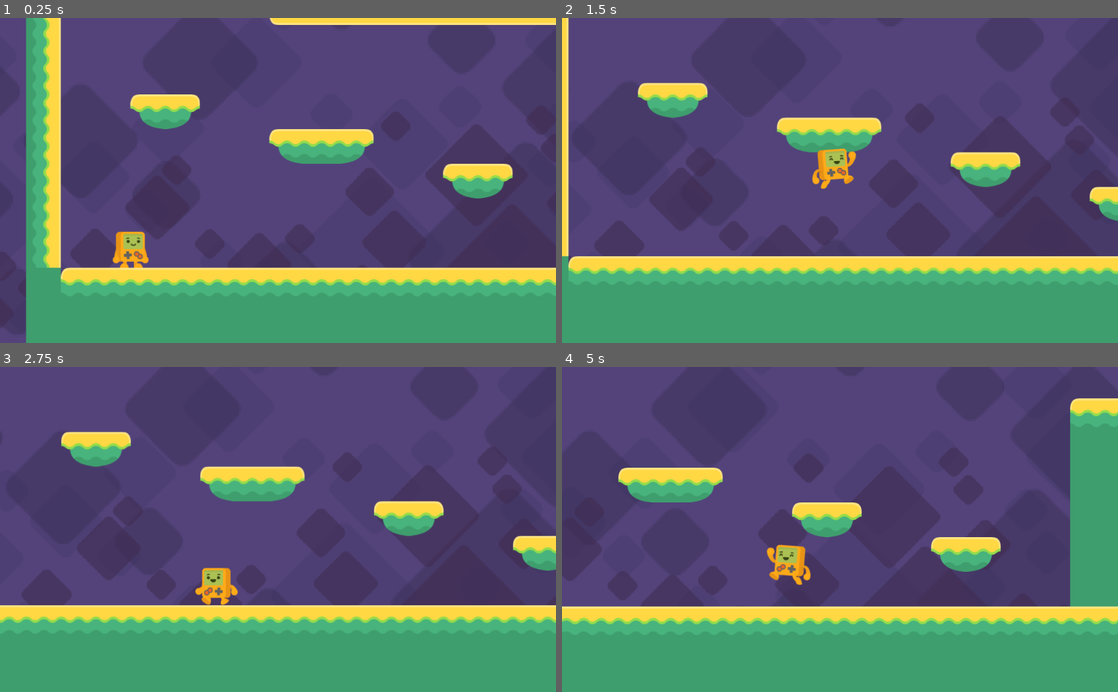
Above: before the commit, frames 1-4 (two rows, left to right).
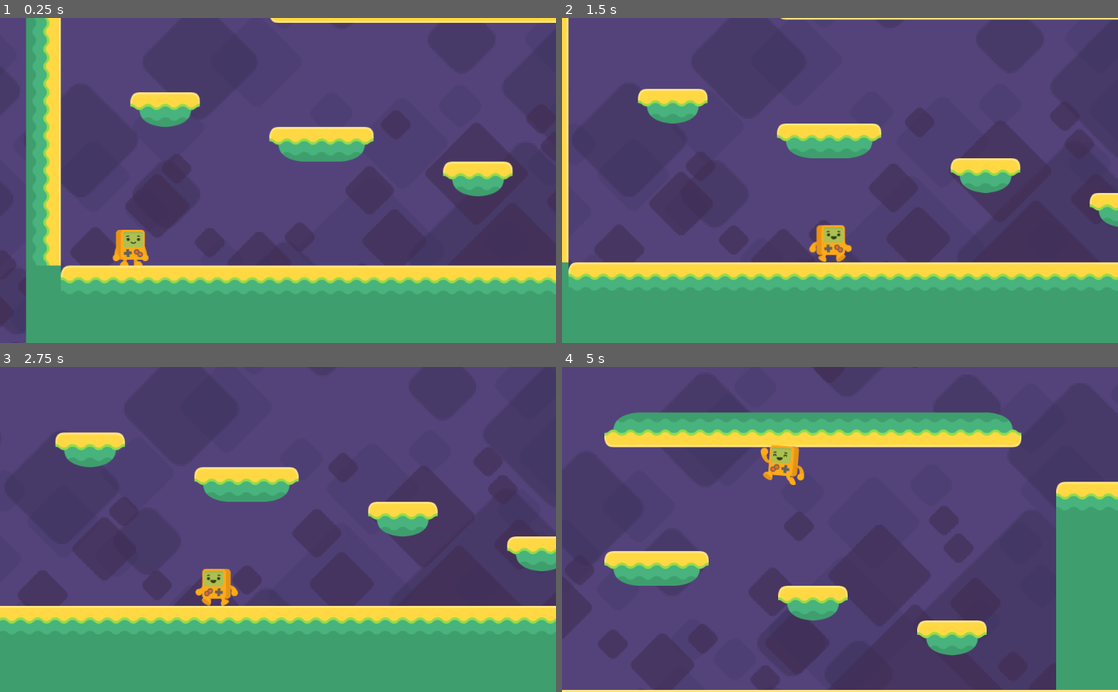
Above: after the commit, the same moments.

Repository: MrMashiro/Godot-2D-Platformer-Roguelite
Game: Godot game, scene res://Level1.tscn
The game is run twice, just before and just after one commit, with the same random seed, the same clock (stepped at 60 frames per second) and the same inputs. The project has no main scene, so this scene is started directly.
Inputs:
- Up to frame 1 (0.25 s): no input
- Up to frame 2 (1.5 s): hold Right (right) from 0.53 s (still down); tap Space (jump) at 0.6, 0.77, 1.07, 1.35 s
- Up to frame 3 (2.75 s): tap Space (jump) at 1.52, 1.82, 2.1 s; release Right (right) at 2.03 s; hold Left (left) from 2.03 s (still down)
- Up to frame 4 (5 s): release Left (left) at 2.78 s; hold Right (right) 2.78-4.28 s; tap Space (jump) at 2.85, 3.02, 3.32, 3.6, 3.77, 4.07, 4.35, 4.52, 4.82 s; hold Left (left) from 4.28 s (still down)

The runs differ from the first frame. In frame 1, 5.6% of the frame differs, in the area x 7-100%, y 0-83%; in frame 2, 10%; in frame 3, 4.1%; in frame 4, 45%, in the area x 0-100%, y 0-100%.

Commit message:
Episode 9
- How to switch between scenes! (change scenes) using one line of GDscript code
- How to trigger your game to reset to the beginning of the level when your player falls below the game level
- Adding and setting up Area2D objects / nodes (create a "fall zone" area)
- Adding a signal to an object, that runs a gdscript function on another object (we connect the Area2D object's body_entered signal to a function on our character Steve's code.)

Diff:
--- a/2D Platformer Roguelite/Level1.tscn
+++ b/2D Platformer Roguelite/Level1.tscn
@@ -11,31 +11,31 @@
 [ext_resource path="res://ASSETS/background/set2_background.png" type="Texture" id=9]
 [ext_resource path="res://ASSETS/background/set2_tiles.png" type="Texture" id=10]
 
-[sub_resource type="RectangleShape2D" id=8]
+[sub_resource type="RectangleShape2D" id=1]
 extents = Vector2( 128, 32 )
 
-[sub_resource type="RectangleShape2D" id=9]
+[sub_resource type="RectangleShape2D" id=2]
 extents = Vector2( 192, 32 )
-
-[sub_resource type="ConvexPolygonShape2D" id=1]
-points = PoolVector2Array( 64, 64, 0, 64, 0, 0, 64, 0 )
-
-[sub_resource type="ConvexPolygonShape2D" id=2]
-points = PoolVector2Array( 4, 4, 8, 0, 12, 0, 64, 0, 64, 64, 0, 64, 0, 12, 0, 12 )
 
 [sub_resource type="ConvexPolygonShape2D" id=3]
 points = PoolVector2Array( 64, 64, 0, 64, 0, 0, 64, 0 )
 
 [sub_resource type="ConvexPolygonShape2D" id=4]
+points = PoolVector2Array( 4, 4, 8, 0, 12, 0, 64, 0, 64, 64, 0, 64, 0, 12, 0, 12 )
+
+[sub_resource type="ConvexPolygonShape2D" id=5]
+points = PoolVector2Array( 64, 64, 0, 64, 0, 0, 64, 0 )
+
+[sub_resource type="ConvexPolygonShape2D" id=6]
 points = PoolVector2Array( 0, 0, 0, 0, 52, 0, 52, 0, 60, 4, 64, 12, 64, 64, 0, 64 )
 
-[sub_resource type="ConvexPolygonShape2D" id=5]
+[sub_resource type="ConvexPolygonShape2D" id=7]
 points = PoolVector2Array( 64, 64, 64, 64, 40, 60, 32, 56, 24, 52, 20, 44, 16, 36, 16, 32, 12, 32, 8, 28, 4, 28, 0, 24, 0, 12, 4, 4, 8, 0, 64, 0 )
 
-[sub_resource type="ConvexPolygonShape2D" id=6]
+[sub_resource type="ConvexPolygonShape2D" id=8]
 points = PoolVector2Array( 0, 0, 0, 0, 56, 0, 60, 4, 64, 12, 64, 24, 52, 32, 48, 32, 48, 40, 44, 44, 40, 52, 32, 56, 24, 60, 12, 64, 0, 64 )
 
-[sub_resource type="TileSet" id=7]
+[sub_resource type="TileSet" id=9]
 0/name = "tileYellow_04.png 0"
 0/texture = ExtResource( 1 )
 0/tex_offset = Vector2( 0, 0 )
@@ -151,17 +151,20 @@
 5/navigation_offset = Vector2( 0, 0 )
 5/shape_offset = Vector2( 0, 0 )
 5/shape_transform = Transform2D( 1, 0, 0, 1, 0, 0 )
-5/shape = SubResource( 6 )
+5/shape = SubResource( 8 )
 5/shape_one_way = false
 5/shape_one_way_margin = 1.0
 5/shapes = [ {
 "autotile_coord": Vector2( 0, 0 ),
 "one_way": false,
 "one_way_margin": 1.0,
-"shape": SubResource( 6 ),
+"shape": SubResource( 8 ),
 "shape_transform": Transform2D( 1, 0, 0, 1, 0, 0 )
 } ]
 5/z_index = 0
+
+[sub_resource type="RectangleShape2D" id=10]
+extents = Vector2( 133.68, 78.787 )
 
 [node name="Level1" type="Node2D"]
 
@@ -247,3 +250,15 @@
 scale = Vector2( 1.75, 1.75 )
 texture = ExtResource( 10 )
 centered = false
+
+[node name="FallZone" type="Area2D" parent="."]
+position = Vector2( 1594.22, 790.196 )
+__meta__ = {
+"_edit_group_": true
+}
+
+[node name="CollisionShape2D" type="CollisionShape2D" parent="FallZone"]
+position = Vector2( 127.358, 141.783 )
+shape = SubResource( 10 )
+
+[connection signal="body_entered" from="FallZone" to="Player" method="_on_FallZone_body_entered"]
--- a/2D Platformer Roguelite/Player.gd
+++ b/2D Platformer Roguelite/Player.gd
@@ -1,22 +1,28 @@
 class_name Player
 extends KinematicBody2D
 
-export var gravity := 100
+export var gravity := 75
 export (float, 1, 10, 0.1) var player_speed := 3.8
-export (float, -20, -1, 0.1) var jump_force := -13.5
+export (float, -20, -1, 0.1) var jump_force := -19
 
 onready var player_sprite = $Sprite
+
+const GRAVITY_ON_FLOOR = 10
 
 var velocity := Vector2.ZERO
 var animated_sprites = ["idle", "happy"]
 var rand_idle_sprites
 
+
 func _ready() -> void:
 	randomize()
 	rand_idle_sprites = animated_sprites[randi() % 2]
 
+
 func _physics_process(_delta: float) -> void:
+	_gravity()
 	player_movement()
+
 
 func player_movement()-> void:
 	if Input.is_action_pressed("right"):
@@ -33,6 +39,8 @@
 	if not is_on_floor():
 		player_sprite.play("air")
 
+#	print(is_on_floor())
+
 	velocity.y += gravity
 
 	if Input.is_action_just_pressed("jump") and is_on_floor():
@@ -41,3 +49,17 @@
 	velocity = move_and_slide(velocity, Vector2.UP)
 
 	velocity.x = lerp(velocity.x, 0, 0.5)
+
+
+func _gravity():
+	if is_on_floor():   velocity.y = GRAVITY_ON_FLOOR
+	else:               velocity.y += gravity
+
+
+func _on_FallZone_body_entered(body: Node) -> void:
+	if body == self:
+		var _err = get_tree().change_scene("res://Level1.tscn")
+#		print(body.name, " ", body.get_children().size())
+#	if body == Enemy:
+#		print(body.name, " ", body.get_children().size())
+#		body.queue_free()
Not shown: 7 places in 2D Platformer Roguelite/Level1.tscn that only renumber resources
